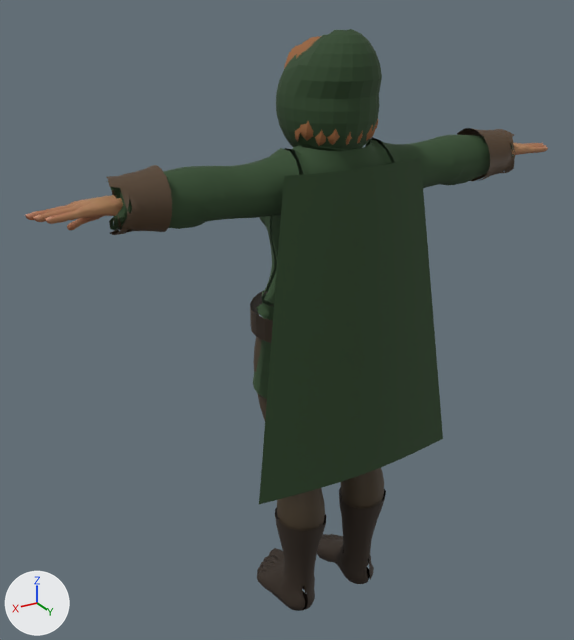
An edit to the glTF model godot-proto/models/herois/A4.gltf, drawn before and after from the same camera.
Rendered twice from a 50 mm lens placed at (1.231, 1.863, 1.916), pointed at (0.103, -0.017, 0.977). Every picture has the same lights, and +X, +Y and +Z are marked at lower left. The older version comes first. Vertices at exactly the same position are counted once.

The first picture shows 'Botas', 'Braceletes', 'Calca', 'Capa', 'Capuz', 'Hair_Long', 'Superhero_Female', 'Tunica' and 2 more.
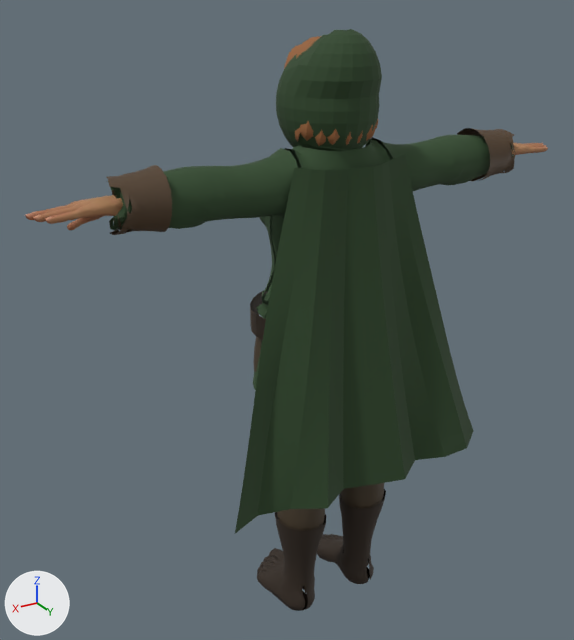
Where the change shows, as pixel boxes [x1, y1, x2, y2] in the pictures (574 x 640 px):
'Capa', reshaped (29% wider, 10% taller): before [259, 158, 443, 504]; after [235, 154, 473, 533]

The edits, one by one:
me_capa is used by ob_capa; location (0.0, 0.0, 0.0).
me_capa had 187 vertices, 320 faces and spanned x -0.34..0.34, y 0.163..0.253, z 0.55..1.461.
me_capa now has 187 vertices, 320 faces and spans x -0.459..0.459, y 0.141..0.339, z 0.55..1.473.
me_capa part 1: 187 of 187 vertices moved; they spanned x -0.34..0.34, y 0.163..0.253, z 0.55..1.461 and now span x -0.459..0.459, y 0.141..0.339, z 0.55..1.473; mean shift (0.0, 0.013, 0.003).
